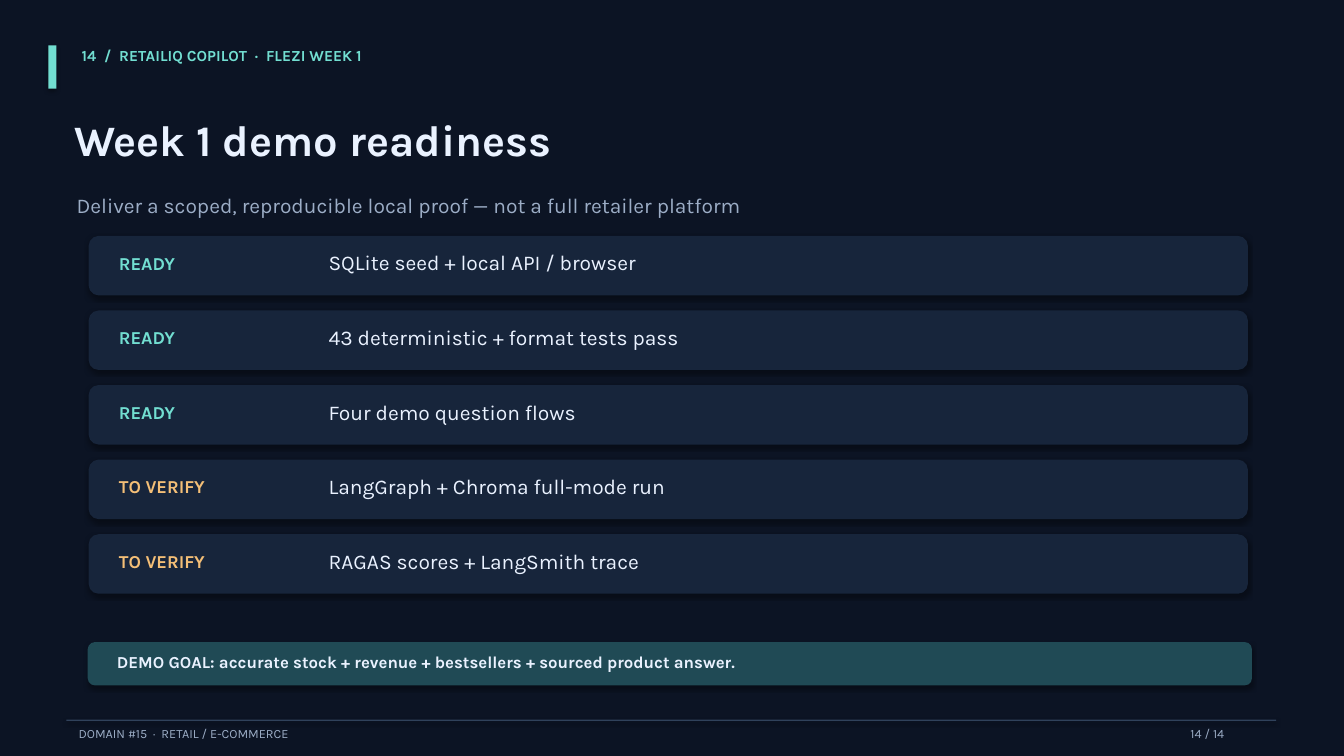
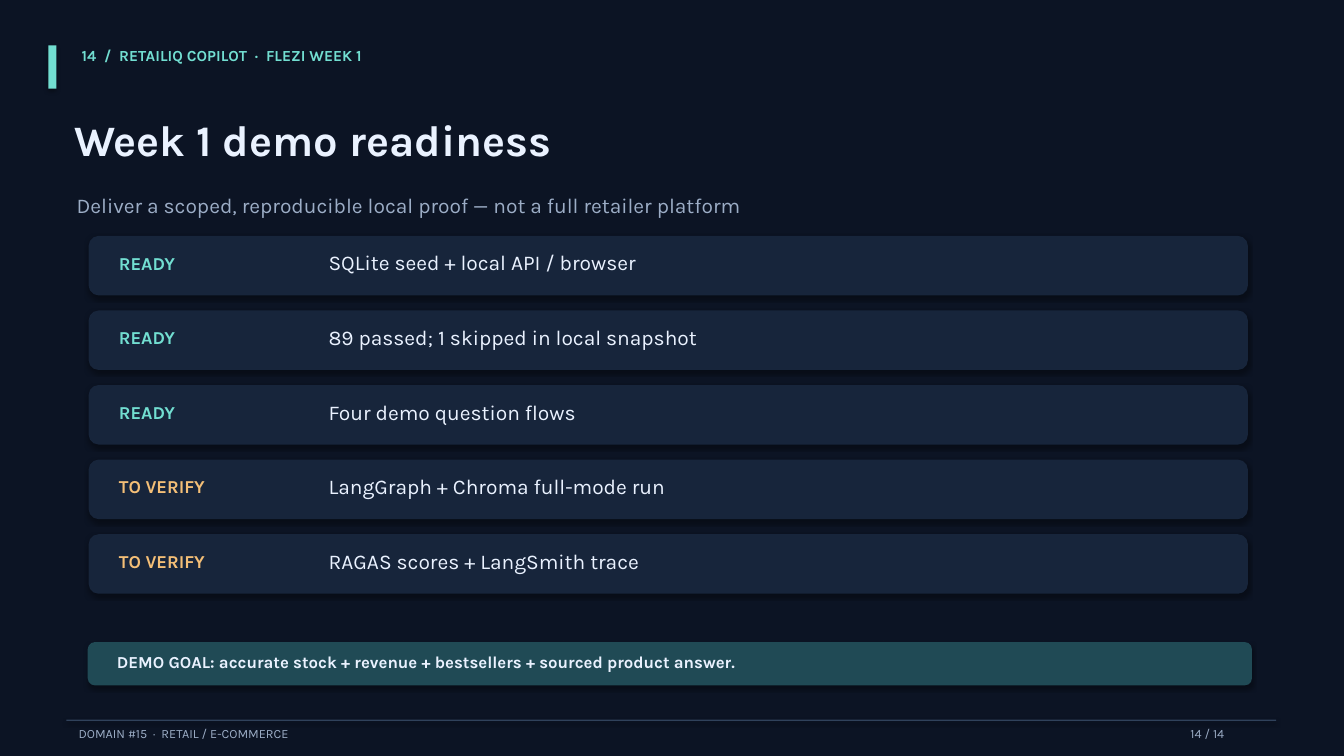
Before and after one commit to hungtvb/retailIQ, a slide deck: slide 14 of docs/slides/RetailIQ_Flezi_Week1_Checklist_Aligned.pptx. Drawn at 1344x756 pixels with LibreOffice and Linux fonts; fonts in the diff are those of the drawing. Boxes give left, top, right and bottom in pixels: in the first picture for what was removed or moved away, otherwise in the second. Text is boxed around its words. In the diff, an @@ line names an element or a change of style, - is before the commit and + after.

```diff
--- a/docs/slides/RetailIQ_Flezi_Week1_Checklist_Aligned.pptx
+++ b/docs/slides/RetailIQ_Flezi_Week1_Checklist_Aligned.pptx
@@ text at (329,330,697,350): text changed @@
-43 deterministic + format tests pass
+89 passed; 1 skipped in local snapshot
```
Also in this commit, not shown: 2 other slides changed, 4 other files.
